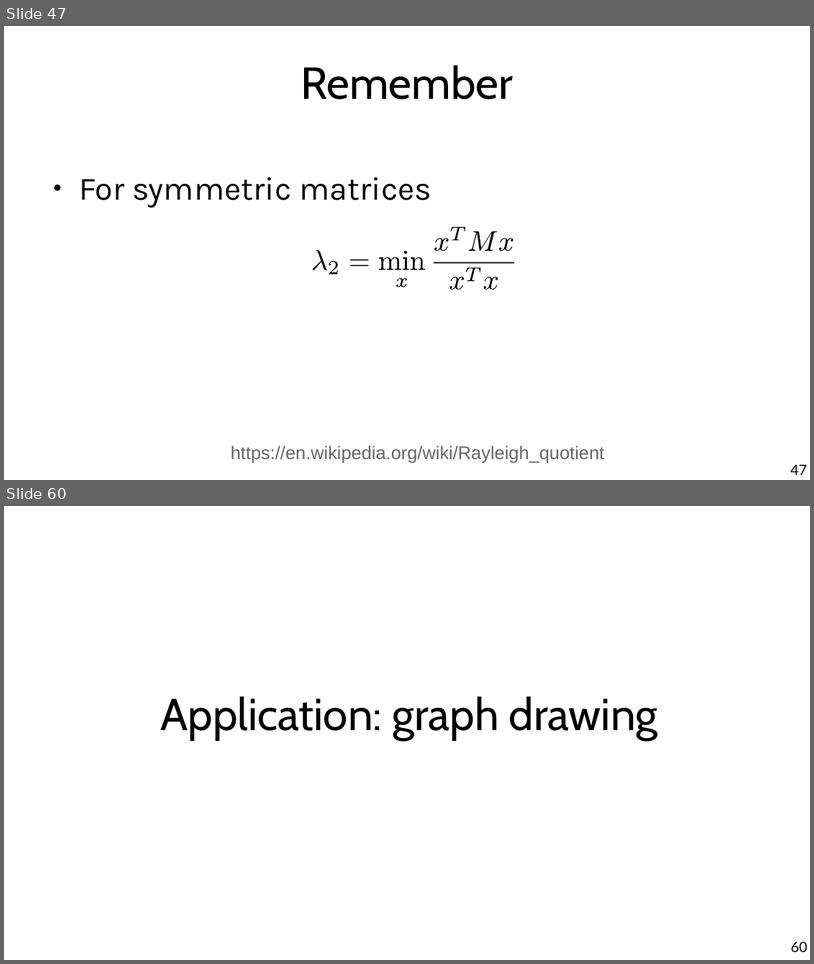
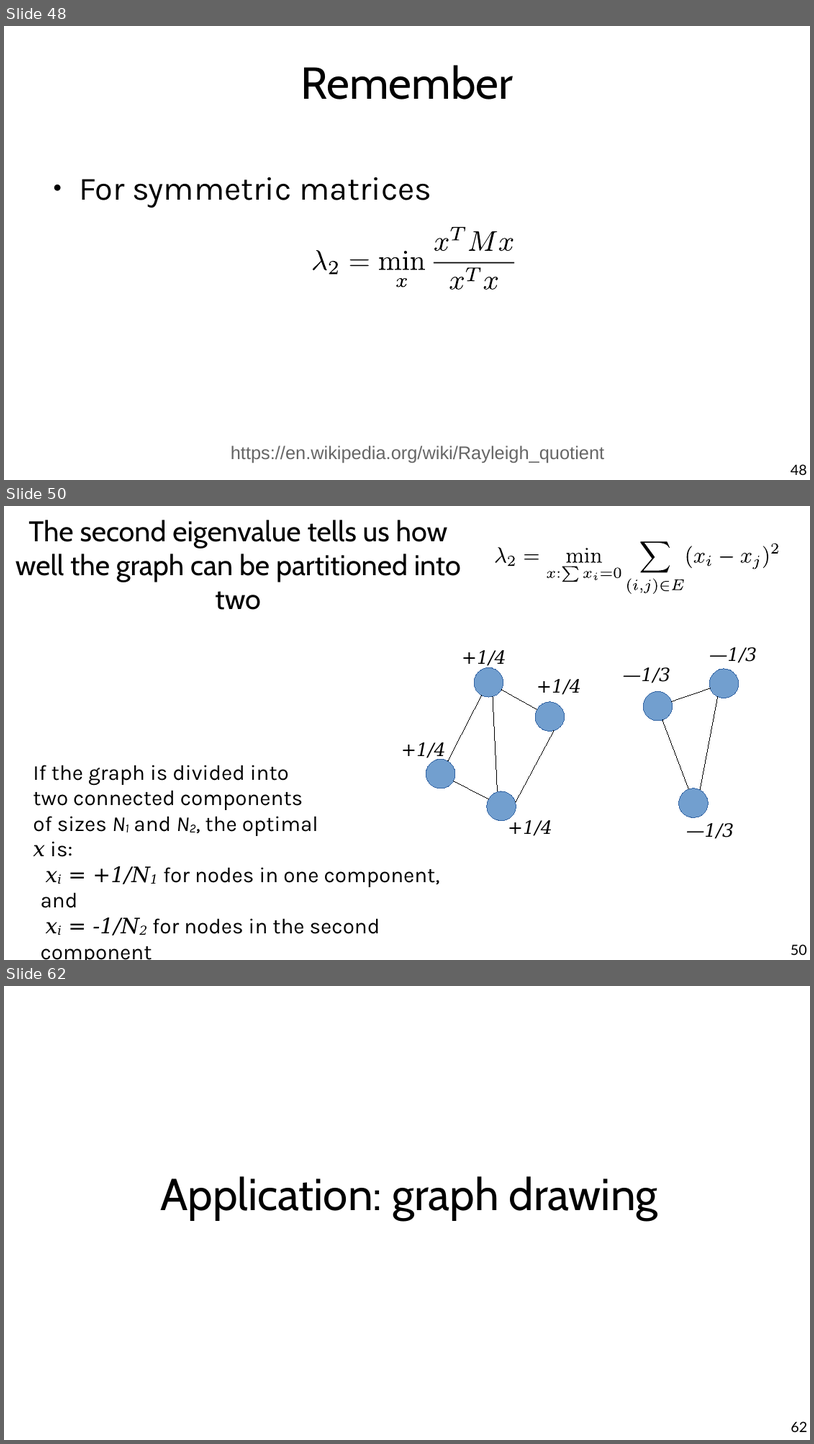
Before and after one commit to chatox/networks-science-course, a slide deck: theory/odp/tt22-spectral_graph_embedding.odp. Shown one above the other, each under a label of ours: slides 47 and 60 before the commit, slides 48, 50 and 62 after it; the slides between them are not shown. The pictures are 814x964 and 814x1444 pixels, drawn with LibreOffice and Linux fonts; fonts in the diff are those of the drawing. Boxes give left, top, right and bottom in pixels: in the first picture for what was removed or moved away, otherwise in the second. Text is boxed around its words. In the diff, an @@ line names an element or a change of style, - is before the commit and + after.

```diff
--- a/theory/odp/tt22-spectral_graph_embedding.odp
+++ b/theory/odp/tt22-spectral_graph_embedding.odp
@@ slide 50 added at (x1=4, y1=506, x2=810, y2=960), background #FFFFFF @@
@@ title added at (x1=16, y1=520, x2=461, y2=610), 28 pt, text #000000 @@
+The second eigenvalue tells us how well the graph can be partitioned into two
@@ group added at (x1=494, y1=540, x2=779, y2=594): 30 freeform shapes @@
@@ text added at (x1=462, y1=650, x2=507, y2=668), 18 pt, text #000000, italic @@
++1/4
@@ text added at (x1=710, y1=647, x2=757, y2=663), 18 pt, text #000000, italic @@
+—1/3
@@ ellipse added at (x1=469, y1=662, x2=509, y2=703), fill #729FCF, outline #3465A4 0 pt @@
@@ text added at (x1=623, y1=667, x2=671, y2=683), 18 pt, text #000000, italic @@
+—1/3
@@ ellipse added at (x1=706, y1=664, x2=743, y2=702), fill #729FCF, outline #3465A4 0 pt @@
@@ line added from (482, 695) to (448, 761), #000000 0 pt @@
@@ line added from (498, 791) to (493, 696), #000000 0 pt @@
@@ line added from (502, 690) to (538, 710), #000000 0 pt @@
@@ ellipse added at (x1=530, y1=696, x2=570, y2=736), fill #729FCF, outline #3465A4 0 pt @@
@@ text added at (x1=537, y1=679, x2=581, y2=695), 18 pt, text #000000, italic @@
++1/4
@@ ellipse added at (x1=640, y1=687, x2=676, y2=724), fill #729FCF, outline #3465A4 0 pt @@
@@ line added from (672, 701) to (711, 688), #000000 0 pt @@
@@ line added from (701, 790) to (718, 696), #000000 0 pt @@
@@ line added from (663, 720) to (689, 789), #000000 0 pt @@
@@ text added at (x1=401, y1=742, x2=446, y2=760), 18 pt, text #000000, italic @@
++1/4
@@ line added from (554, 731) to (515, 802), #000000 0 pt @@
@@ text added at (x1=33, y1=764, x2=319, y2=857), 21 pt, text #000000 @@
+If the graph is divided into two connected components of sizes N1 and N2, the optimal x is:
@@ ellipse added at (x1=421, y1=754, x2=460, y2=794), fill #729FCF, outline #3465A4 0 pt @@
@@ line added from (489, 799) to (453, 780), #000000 0 pt @@
@@ ellipse added at (x1=481, y1=786, x2=522, y2=826), fill #729FCF, outline #3465A4 0 pt @@
@@ ellipse added at (x1=676, y1=785, x2=712, y2=821), fill #729FCF, outline #3465A4 0 pt @@
@@ text added at (x1=41, y1=824, x2=440, y2=960), 21 pt, text #000000 @@
+xi = +1/N1 for nodes in one component, and
+xi = -1/N2 for nodes in the second component
@@ text added at (x1=508, y1=820, x2=553, y2=836), 18 pt, text #000000, italic @@
++1/4
@@ text added at (x1=687, y1=823, x2=734, y2=839), 18 pt, text #000000, italic @@
+—1/3
@@ page number added at (x1=791, y1=944, x2=808, y2=955), 14 pt, text #000000 @@
+50
@@ what was slide 47 is now slide 48 @@
@@ page number at (x1=791, y1=464, x2=808, y2=475): text changed @@
-47
+48
@@ what was slide 60 is now slide 62 @@
@@ page number at (x1=791, y1=1421, x2=808, y2=1432): text changed @@
-60
+62
```
Also in this commit, not shown: 32 slides changed, 2 other slides added, 1 slide removed, 1 other file.
